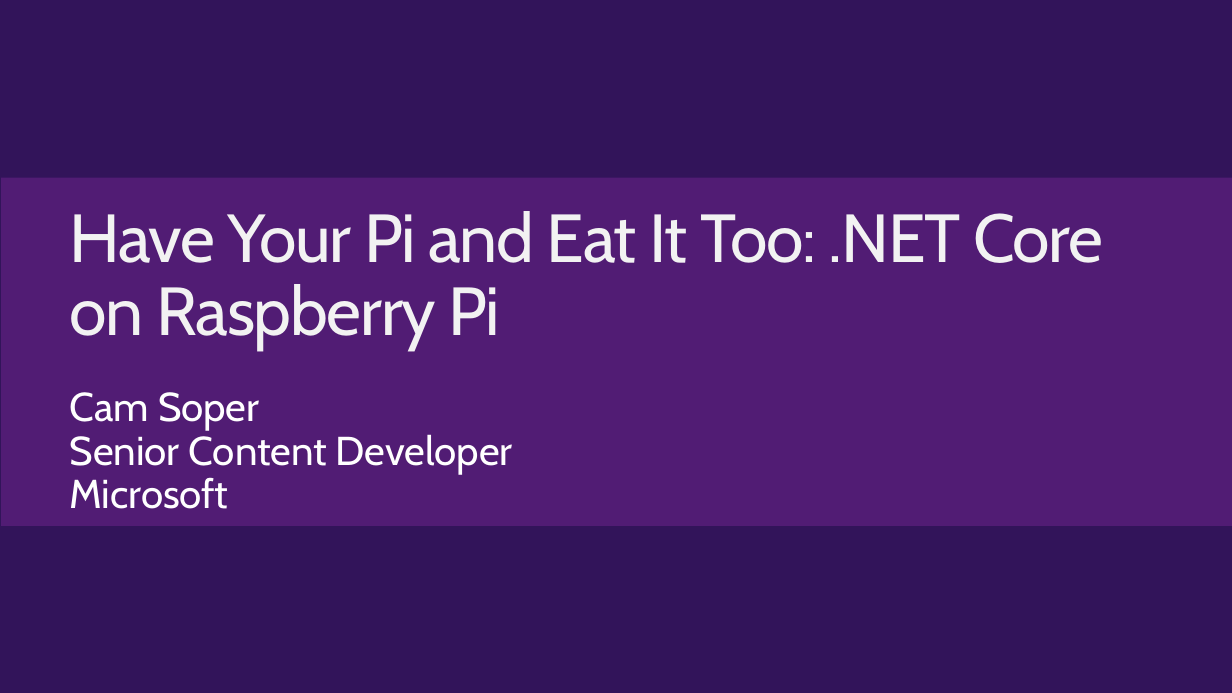
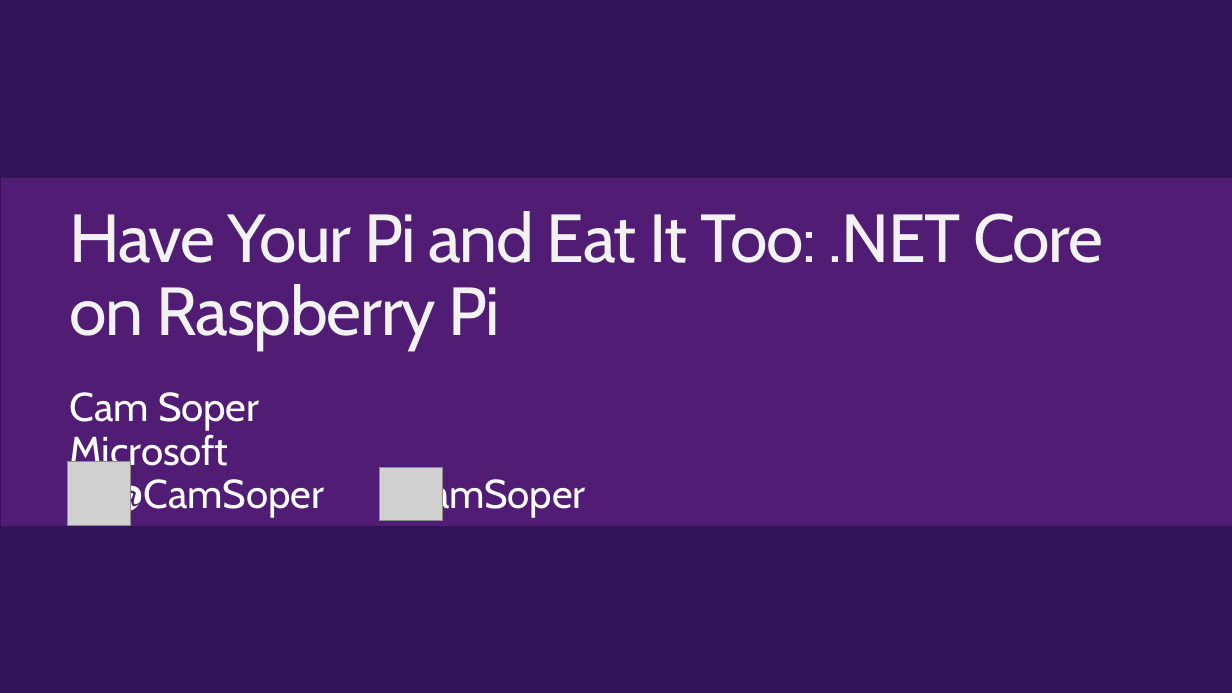
Before and after one commit to CamSoper/have-your-pi, a slide deck: slide 2 of Slides/Have Your Pi and Eat It Too.pptx. Drawn at 1232x693 pixels with LibreOffice and Linux fonts; fonts in the diff are those of the drawing; grey boxes stand for pictures; background and template pictures are left out. Boxes give left, top, right and bottom in pixels: in the first picture for what was removed or moved away, otherwise in the second. Text is boxed around its words. In the diff, an @@ line names an element or a change of style, - is before the commit and + after.

```diff
--- a/Slides/Have Your Pi and Eat It Too.pptx
+++ b/Slides/Have Your Pi and Eat It Too.pptx
@@ text at [70,430,513,474]: paragraph removed @@
-Senior Content Developer
@@ picture added at [67,462,131,526] @@
@@ text at [115,474,586,518]: paragraph added @@
+@CamSoper CamSoper
@@ picture added at [379,468,443,520] @@
```
Also in this commit, not shown: 1 slide added, 7 other files.
